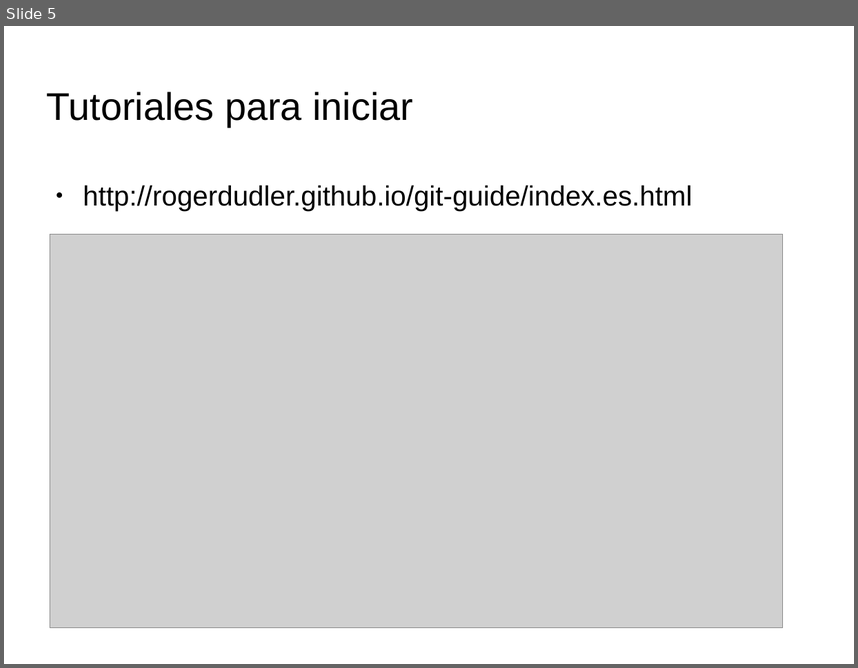
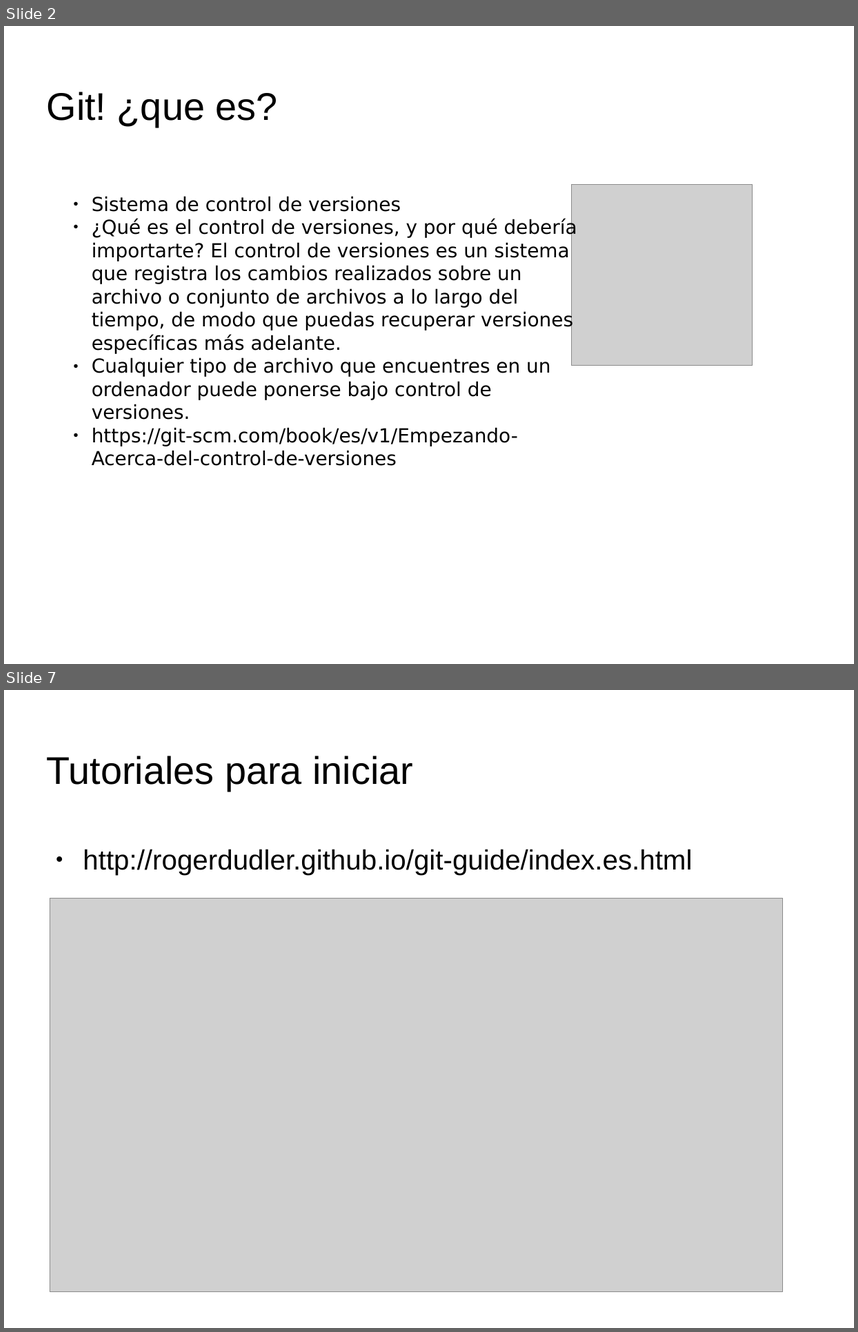
Before and after one commit to pablodav/linuxpay, a slide deck: presentacion_git.odp. Shown one above the other, each under a label of ours: slide 5 before the commit, slides 2 and 7 after it; the slides between them are not shown. The pictures are 858x668 and 858x1332 pixels, drawn with LibreOffice and Linux fonts; fonts in the diff are those of the drawing; grey boxes stand for pictures; background and template pictures are left out. Boxes give left, top, right and bottom in pixels: in the first picture for what was removed or moved away, otherwise in the second. Text is boxed around its words. In the diff, an @@ line names an element or a change of style, - is before the commit and + after.

```diff
--- a/presentacion_git.odp
+++ b/presentacion_git.odp
@@ slide 2 added at (4,26,854,664), background picture (left out) @@
@@ title added at (47,92,278,127), 36 pt, text #000000 @@
+Git! ¿que es?
@@ picture added at (572,185,752,365) @@
@@ text added at (92,196,577,466), 18 pt, text #000000 @@
+● Sistema de control de versiones
+● ¿Qué es el control de versiones, y por qué debería importarte? El control de versiones es un sistema que registra los cambios realizados sobre un archivo o conjunto de archivos a lo largo del tiempo, de modo que puedas recuperar versiones específicas más adelante.
+● Cualquier tipo de archivo que encuentres en un ordenador puede ponerse bajo control de versiones.
+● https://git-scm.com/book/es/v1/Empezando-Acerca-del-control-de-versiones
@@ what was slide 5 is now slide 7 @@
```
Also in this commit, not shown: 4 slides changed, 2 other slides added, 1 other file.
